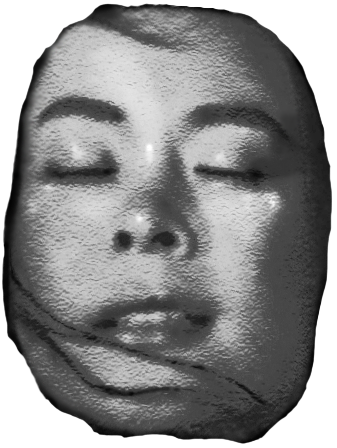
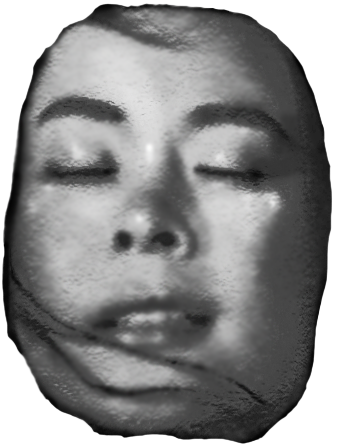
Revision of a layered 337×448 image; what changed, layer by layer:
painted on "Layer 0" over [4, 3, 329, 432]
